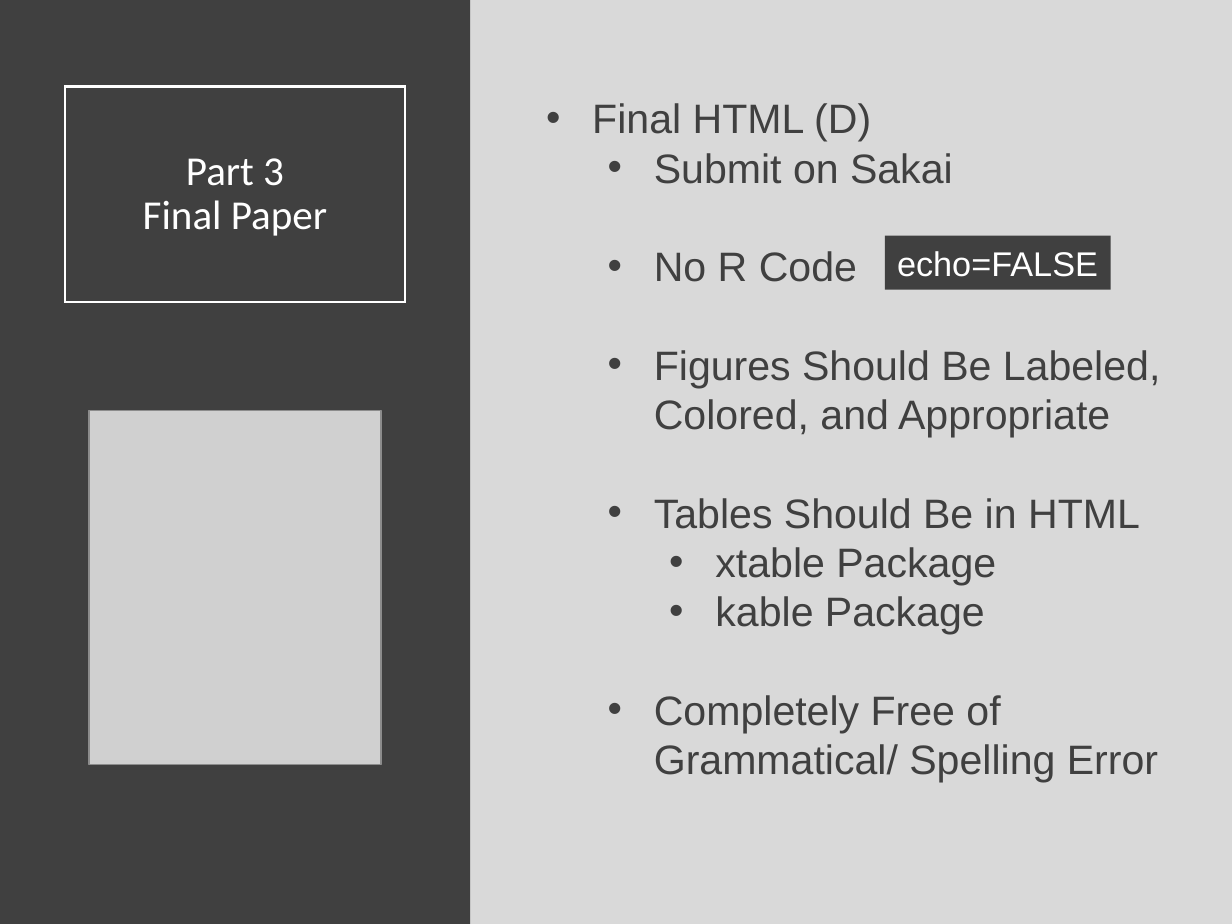
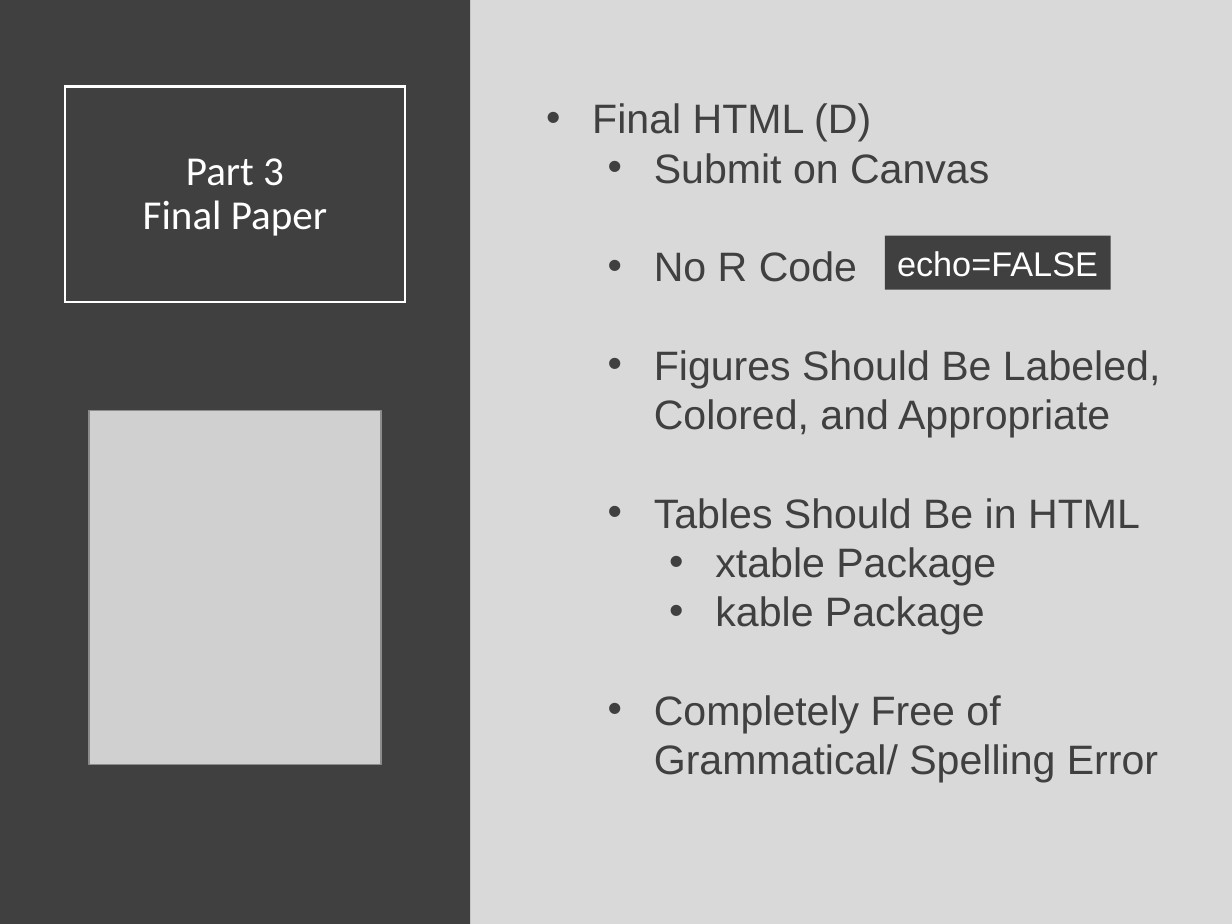
Before and after one commit to SuperMarioGiacomazzo/STOR320_WEBSITE, a slide deck: slide 10 of Lecture/Final Project 2/Final_Project_2_Lecture.pptx. Drawn at 1232x924 pixels with LibreOffice and Linux fonts; fonts in the diff are those of the drawing; grey boxes stand for pictures. Boxes give left, top, right and bottom in pixels: in the first picture for what was removed or moved away, otherwise in the second. Text is boxed around its words. In the diff, an @@ line names an element or a change of style, - is before the commit and + after.

```diff
--- a/Lecture/Final Project 2/Final_Project_2_Lecture.pptx
+++ b/Lecture/Final Project 2/Final_Project_2_Lecture.pptx
@@ text at <box>654,153,989,184</box>: text changed @@
-  • Submit on Sakai
+  • Submit on Canvas
```
Also in this commit, not shown: 2 other slides changed, 1 other file.
